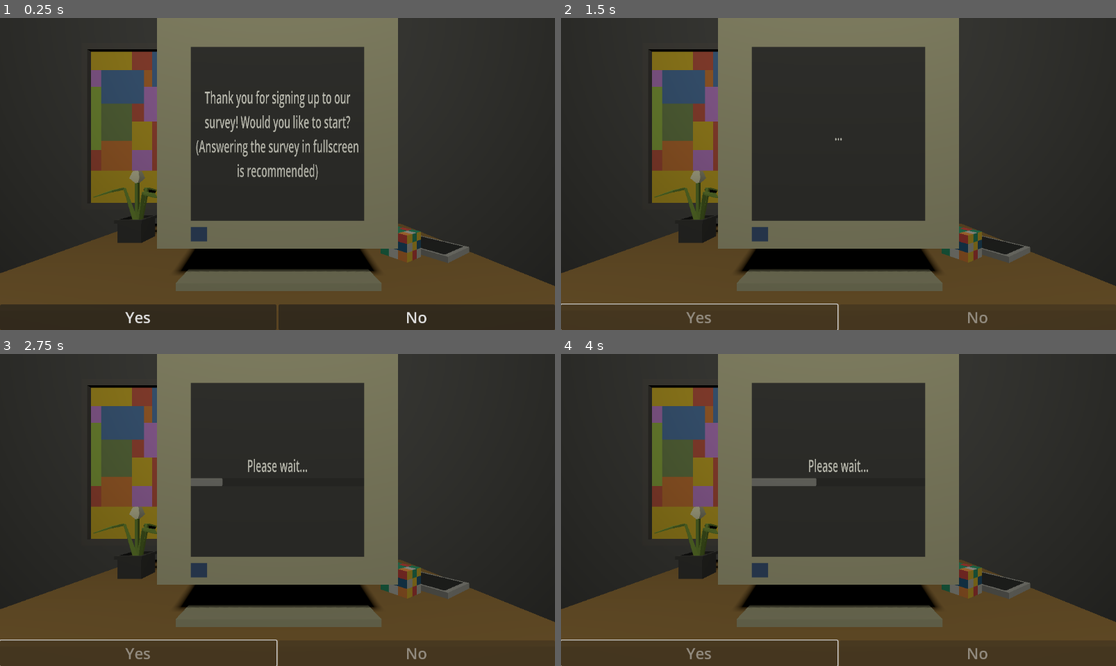
Above: before the commit, frames 1-4 (two rows, left to right).
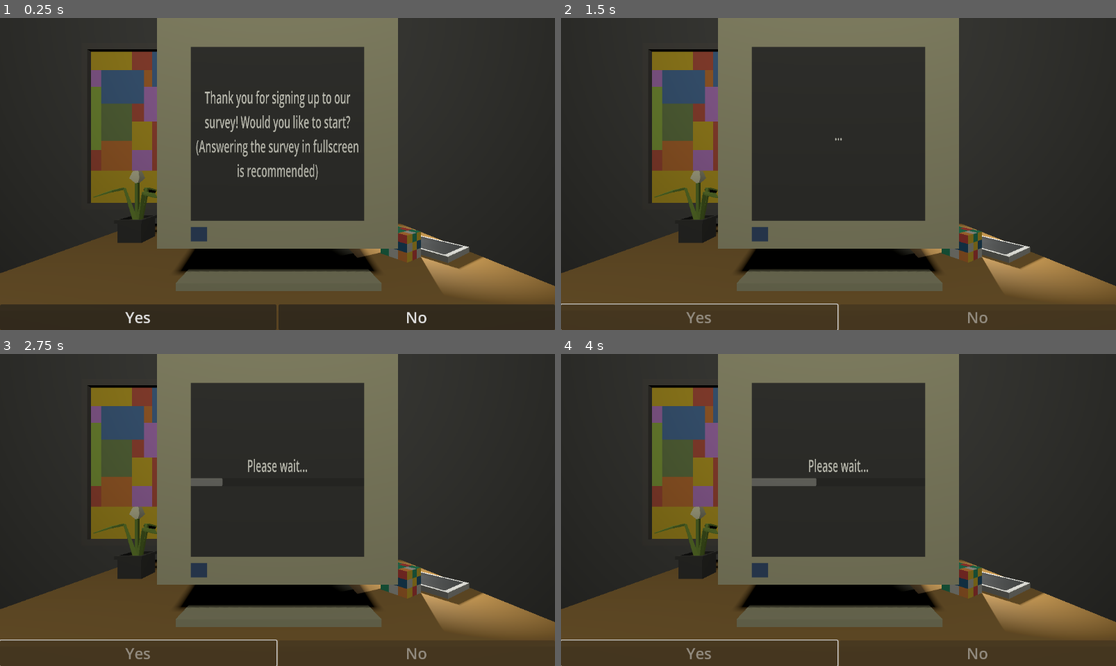
Above: after the commit, the same moments.

Repository: 69ShadesOfPeanut/Practice-Jam-3
Game: Godot game, scene res://Scenes/office.tscn
Same seed, same stepped clock (60 frames per second), same inputs: the game is played once before the commit and once after it.
Inputs:
- Up to frame 1 (0.25 s): no input
- Up to frame 2 (1.5 s): click "Yes" at 0.5 s; tap Enter at 1.25 s
- Up to frame 3 (2.75 s): tap Space at 2 s
- Up to frame 4 (4 s): tap Enter at 2.75 s; tap Space at 3.5 s

The runs differ from the first frame. In frame 1, 2.3% of the frame differs, in the area x 61-100%, y 66-90%; in frame 2, 2.3%; in frame 3, 2.3%; in frame 4, 2.3%.

Commit message:
Phone light
Gave the phone on the desk a light to add ambience to the lights out event

Diff:
--- a/Scenes/office.tscn
+++ b/Scenes/office.tscn
@@ -103,6 +103,18 @@
 [node name="Plant" parent="Level/Objects/table" instance=ExtResource("4_3ll4h")]
 transform = Transform3D(-3.27835e-08, 0, 0.75, 0, 0.75, 0, -0.75, 0, -3.27835e-08, -0.289428, 1.57601, 1.37314)
 
+[node name="Phone" parent="Level/Objects/table" instance=ExtResource("12_j38xv")]
+transform = Transform3D(1.25, 0, -2.16506, 0, 2.5, 0, 2.16506, 0, 1.25, -0.0548067, 1.53193, -1.42902)
+
+[node name="PhoneLight" type="OmniLight3D" parent="Level/Objects/table/Phone"]
+unique_name_in_owner = true
+transform = Transform3D(1, 0, 0, 0, 1, 0, 0, 0, 1, 0, 0.0875377, 0)
+light_color = Color(0.737193, 0.737193, 0.737193, 1)
+shadow_enabled = true
+shadow_bias = 0.0
+omni_range = 0.383757
+omni_attenuation = 0.450625
+
 [node name="Painting" parent="Level/Objects" instance=ExtResource("7_5njab")]
 transform = Transform3D(1, 0, 0, 0, 1, 0, 0, 0, 1, -0.923331, 0.665505, -2.48935)
 
@@ -144,8 +156,5 @@
 [node name="Camera3D" type="Camera3D" parent="."]
 transform = Transform3D(1, 0, 0, 0, 1, 0, 0, 0, 1, 0, 0.905878, -1.08096)
 
-[node name="Phone" parent="." instance=ExtResource("12_j38xv")]
-transform = Transform3D(-0.866025, 0, -0.5, 0, 1, 0, 0.5, 0, -0.866025, 0.528039, 0.61277, -1.86916)
-
 [connection signal="pressed" from="UI/Buttons/Button" to="UI/Buttons" method="ButtonPress" binds= ["Yes"]]
 [connection signal="pressed" from="UI/Buttons/Button2" to="UI/Buttons" method="ButtonPress" binds= ["No"]]
